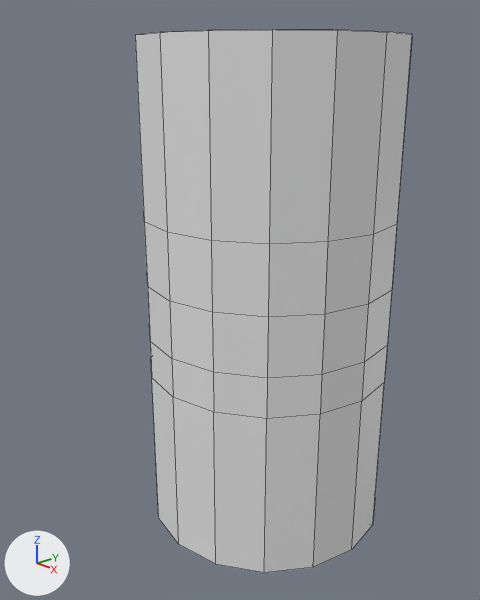
Renders of the Blender file log.blend from each side of a commit.
Both versions are drawn from a camera (50 mm lens) standing at (2.83, -2.83, 2.73) and looking at (-0.19, -0.07, 1.29). Every picture has the same lights, and +X, +Y and +Z are marked at lower left. Mesh edges are drawn as thin lines.
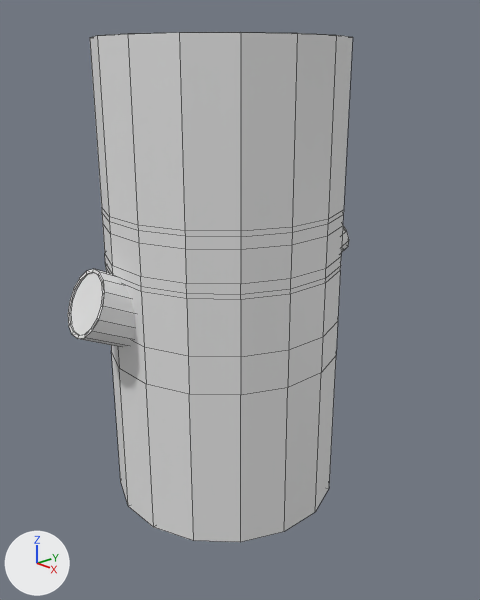
Location of each change, (x1, y1, x2, y2) in pixels of the pictures (480 x 600 px):
'Cylinder.001', reshaped, moved, turned
    before: (135, 29, 412, 573)
    after: (90, 32, 353, 542)
'Cylinder', added
    after: (68, 269, 135, 347)
part 1 of me_cylinder_003, built on
    before: (144, 217, 398, 317)
    after: (102, 208, 344, 300)

Edits to the bpy script that builds the scene:
```text
Change me_cylinder_003:
    used by ob_cylinder_001; location = (0.0, 0.0, 1.37); scale = (0.773, 0.773, 1.51)
    remove me_cylinder_003.from_pydata(...)  # 168 vertices, 156 faces; spans x -1.0..1.0, y -1.0..1.0, z -1.0..1.0
    add me_cylinder_003.from_pydata(...)  # 298 vertices, 290 faces; spans x -1.0..1.0, y -1.0..1.0, z -1.0..1.0
    me_cylinder_003 part 1
    50 faces are deleted
    48 vertices are added at x -1.0..1.0, y -1.0..1.0, z -1.0..1.0
    14 new vertices lie (0.0, 0.0, -0.05) away from vertices in x -0.92..1.0, y -1.0..1.0, z 0.32
    14 new vertices lie (0.0, 0.0, 0.04) away from vertices in x -0.92..1.0, y -1.0..1.0, z 0.1
    10 new vertices lie (0.1, 0.16, 0.0) away from vertices in x -0.92, y 0.38, z -1.0..1.0
    10 new vertices lie (-0.04, -0.19, 0.0) away from vertices in x -0.92, y 0.38, z -1.0..1.0
    8 new vertices lie (-0.16, -0.1, 0.0) away from vertices in x -0.38, y 0.92, z -0.15..1.0
    8 new vertices lie (-0.04, 0.19, 0.0) away from vertices in x -0.92, y -0.38, z -0.15..1.0
    6 new vertices lie (0.1, 0.15, 0.0) away from vertices in x -0.87, y 0.36, z -1.0..1.0
    6 new vertices lie (0.1, -0.04, 0.0) away from vertices in x -1.0..-0.71, y 0.0..0.71, z 0.1..0.32
    6 new vertices lie (0.09, -0.04, 0.0) away from vertices in x -0.96..-0.54, y -0.19..0.82, z 0.14..0.27
    184 new faces join them
Add me_cylinder_004:
    me_cylinder_004.from_pydata(...)  # 64 vertices, 50 faces; spans x -1.0..1.0, y -1.0..1.0, z -1.0..1.0
Change ob_cylinder_001:
    ob_cylinder_001.location: (0.0, 0.0, 1.37) -> (-0.39, -0.035, 1.37)
    ob_cylinder_001.rotation_euler: (0.0, 0.0, 0.0) -> (0.0, 0.0, 0.19)  # degrees (0, 0, 0) -> degrees (0, 0, 11)
Add ob_cylinder:
    ob_cylinder = bpy.data.objects.new('Cylinder', me_cylinder_004)
    ob_cylinder.location = (-0.542, -0.81, 1.307)
    ob_cylinder.rotation_euler = (-2.0, 0.173, -0.188)  # degrees (-115, 10, -11)
    ob_cylinder.scale = (0.214, 0.214, 0.191)
```
